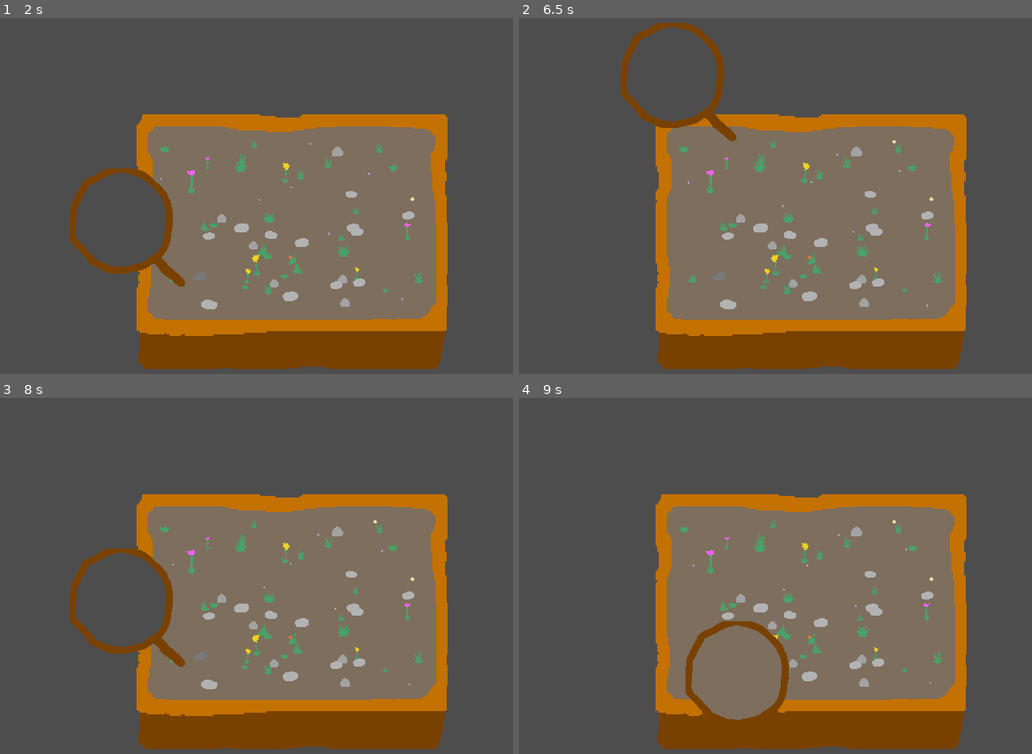
Above: before the commit, frames 1-4 (two rows, left to right).
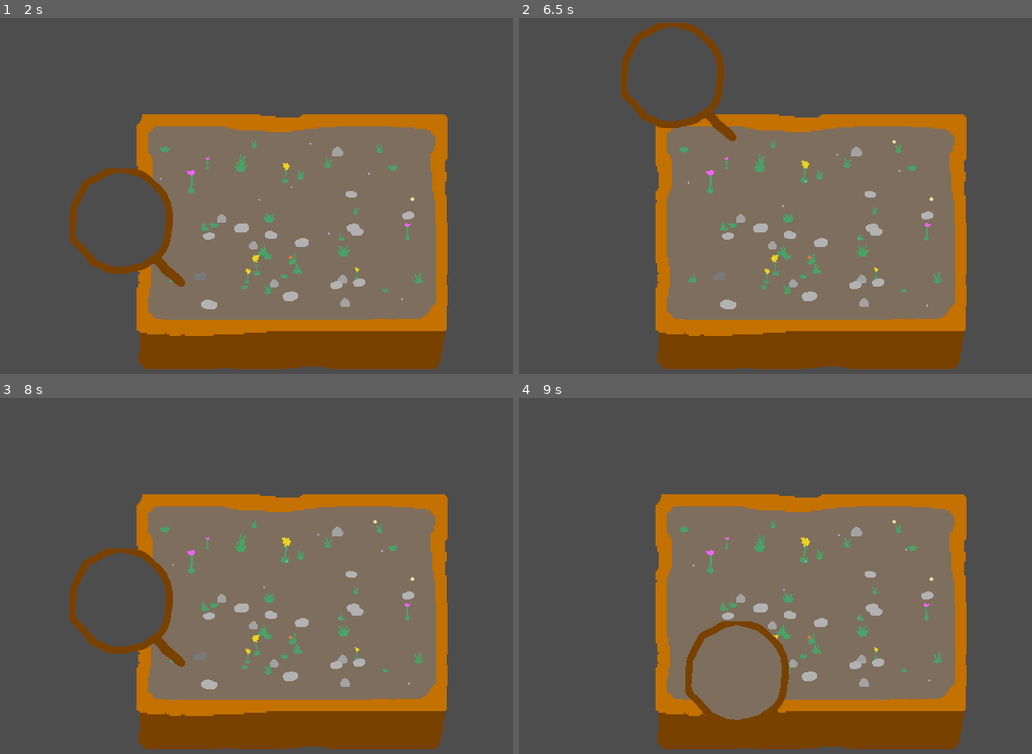
Above: after the commit, the same moments.

Repository: martindzejky/pot-life
Game: Godot game, scene res://main.tscn
Same seed, same stepped clock (60 frames per second), same inputs: the game is played once before the commit and once after it. Sound files missing from this copy of the repository are replaced by a short silence.
Inputs (mouse positions are in pixels of both pictures, inside the frame that each line leads up to):
- Up to frame 1 (2 s): tap Enter at 0.5 s; move the mouse to (436, 217) at 0.52 s; tap Space at 1.25 s; move the mouse to (164, 267) at 1.27 s
- Up to frame 2 (6.5 s): tap Enter at 2, 3.5 s; move the mouse to (878, 135) at 2.02 s; tap Space at 2.75, 4.25 s; move the mouse to (780, 338) at 2.77 s; move the mouse to (1006, 313) at 3.52 s; move the mouse to (616, 167) at 4.27 s; move the mouse to (842, 242) at 5.02 s; move the mouse to (713, 121) at 5.77 s
- Up to frame 3 (8 s): move the mouse to (436, 597) at 6.52 s; move the mouse to (164, 647) at 7.27 s
- Up to frame 4 (9 s): move the mouse to (878, 515) at 8.02 s; move the mouse to (780, 718) at 8.77 s

Frame 1 is identical in both runs. In frame 2, less than 0.1% of the frame differs, in the area x 54-68%, y 40-63%; in frame 3, less than 0.1%; in frame 4, less than 0.1%, in the area x 54-81%, y 39-81%.

Commit message:
implement the healing mechanic

Diff:
--- a/objects/creature.gd
+++ b/objects/creature.gd
@@ -6,6 +6,7 @@
 @export var wanderSpeed := 14.0
 @export var wanderRange := 40.0
 @export var huntingSpeed := 18.0
+@export var healingSpeed := 18.0
 @export var evil := false
 
 
@@ -14,6 +15,7 @@
 var state := ''
 var wanderTarget := global_position
 var huntingTarget: Node2D = null
+var healingTarget: Node2D = null
 var beingEatenBy: Node2D = null
 
 
@@ -76,6 +78,9 @@
 
     elif evil and $hunger.value < 100 and randf() < 0.3:
         switchState('hunting')
+
+    elif not evil and $hunger.value < 100 and randf() < 0.4:
+        switchState('goingToHeal')
 
     else:
         switchState('wandering')
@@ -210,6 +215,63 @@
         huntingTarget = null
 
 
+# going to heal
+
+func goingToHealStart(_prev):
+
+    var targets := get_tree().get_nodes_in_group('grass')
+
+    if targets.size() <= 0:
+        switchState('idle')
+        return
+
+    var closestTarget := targets[0] as Node2D
+    var closestDistance := closestTarget.global_position.distance_squared_to(global_position)
+
+    for t in targets:
+        var distance = t.global_position.distance_squared_to(global_position)
+        if distance < closestDistance:
+            closestDistance = distance
+            closestTarget = t
+
+    healingTarget = closestTarget
+
+    $animation.play('walk')
+    $"big/face-offset/face/sprite/animation".play('happy')
+
+func goingToHealProcess(delta):
+
+    if not is_instance_valid(healingTarget):
+        healingTarget = null
+        switchState('idle')
+        return
+
+    var movement = global_position.direction_to(healingTarget.global_position) * healingSpeed * delta
+    var distance = global_position.distance_squared_to(healingTarget.global_position)
+
+    if distance > 80.0:
+        global_position += movement
+    else:
+        switchState('healing')
+        if healingTarget is Grass:
+            healingTarget.beingHealedBy = self
+            healingTarget.switchState('beingHealed')
+
+    if abs(movement.x) > 0.0001:
+        $big.scale.x = sign(movement.x)
+
+    if not $quik.playing and randf() < 0.002:
+        $quik.play()
+
+func goingToHealEnd(next):
+    if next == 'healing': return
+
+    if healingTarget != null and is_instance_valid(healingTarget):
+        if healingTarget is Grass:
+            healingTarget.beingHealedBy = null
+        healingTarget = null
+
+
 # eating
 
 func eatingStart(_prev):
@@ -240,6 +302,11 @@
     switchState('idle')
 
 func eatingEnd(_next):
+    if is_instance_valid(huntingTarget):
+        if huntingTarget is Creature:
+            huntingTarget.beingEatenBy = null
+        if huntingTarget is Grass:
+            huntingTarget.beingEatenBy = null
     huntingTarget = null
     $"eating-timer".stop()
 
@@ -251,3 +318,36 @@
     if not is_instance_valid(beingEatenBy):
         beingEatenBy = null
         switchState('idle')
+
+
+# healing
+
+func healingStart(_prev):
+    $animation.play('idle')
+    $"big/face-offset/face/sprite/animation".play('healing')
+    $"healing-timer".start(randf_range(10, 20))
+
+func healingProcess(delta):
+
+    if not is_instance_valid(healingTarget):
+        healingTarget = null
+        switchState('idle')
+        return
+
+    var otherEnergy := healingTarget.get_node_or_null('energy') as Energy
+
+    if otherEnergy != null:
+        otherEnergy.value += delta * 2
+        $hunger.value += delta * 4
+    else:
+        switchState('idle')
+
+func healingTimeout():
+    switchState('idle')
+
+func healingEnd(_next):
+    if is_instance_valid(healingTarget):
+        if healingTarget is Grass:
+            healingTarget.beingHealedBy = null
+    healingTarget = null
+    $"healing-timer".stop()
--- a/objects/creature.tscn
+++ b/objects/creature.tscn
@@ -8,6 +8,7 @@
 [ext_resource type="Script" path="res://objects/hunger.gd" id="5_h2seq"]
 [ext_resource type="AudioStream" uid="uid://bv4f0ks1cxkrj" path="res://sounds/birth.wav" id="6_aw1x3"]
 [ext_resource type="AudioStream" uid="uid://vhtcrne0gnni" path="res://sounds/eat.wav" id="7_0fnwu"]
+[ext_resource type="AudioStream" uid="uid://rving2w622lq" path="res://sounds/heal.wav" id="7_lfydl"]
 [ext_resource type="AudioStream" uid="uid://dpgfg1gtv57ih" path="res://sounds/step.wav" id="7_st1l7"]
 [ext_resource type="AudioStream" uid="uid://boshnkxeere3a" path="res://sounds/quik.wav" id="10_opyr8"]
 [ext_resource type="AudioStream" uid="uid://die3c4xxq6yuh" path="res://sounds/death.wav" id="10_yfxad"]
@@ -17,6 +18,12 @@
 random_volume_offset_db = 1.0
 streams_count = 1
 stream_0/stream = ExtResource("7_0fnwu")
+
+[sub_resource type="AudioStreamRandomizer" id="AudioStreamRandomizer_yvbxd"]
+random_pitch = 1.2
+random_volume_offset_db = 1.0
+streams_count = 1
+stream_0/stream = ExtResource("7_lfydl")
 
 [sub_resource type="Animation" id="Animation_nudsn"]
 length = 0.001
@@ -127,6 +134,37 @@
 "transitions": PackedFloat32Array(1, 1),
 "update": 1,
 "values": [2, 3]
+}
+
+[sub_resource type="Animation" id="Animation_51i6m"]
+resource_name = "healing"
+length = 1.6
+loop_mode = 1
+tracks/0/type = "value"
+tracks/0/imported = false
+tracks/0/enabled = true
+tracks/0/path = NodePath(".:frame")
+tracks/0/interp = 1
+tracks/0/loop_wrap = true
+tracks/0/keys = {
+"times": PackedFloat32Array(0, 0.8),
+"transitions": PackedFloat32Array(1, 1),
+"update": 1,
+"values": [7, 8]
+}
+tracks/1/type = "method"
+tracks/1/imported = false
+tracks/1/enabled = true
+tracks/1/path = NodePath("heal")
+tracks/1/interp = 1
+tracks/1/loop_wrap = true
+tracks/1/keys = {
+"times": PackedFloat32Array(0.8),
+"transitions": PackedFloat32Array(1),
+"values": [{
+"args": [0.0],
+"method": &"play"
+}]
 }
 
 [sub_resource type="AnimationLibrary" id="AnimationLibrary_groeh"]
@@ -135,6 +173,7 @@
 "eating-evil": SubResource("Animation_p87ef"),
 "evil": SubResource("Animation_5kxxg"),
 "happy": SubResource("Animation_n2br8"),
+"healing": SubResource("Animation_51i6m"),
 "sad": SubResource("Animation_m1tgo"),
 "struggling": SubResource("Animation_64w17")
 }
@@ -350,13 +389,20 @@
 [node name="sprite" type="Sprite2D" parent="big/face-offset/face"]
 scale = Vector2(0.7, 0.7)
 texture = ExtResource("4_oxd6a")
-hframes = 7
+hframes = 9
 
 [node name="eat" type="AudioStreamPlayer2D" parent="big/face-offset/face/sprite"]
 position = Vector2(-9.53674e-07, 7.14286)
 scale = Vector2(1.42857, 1.42857)
 stream = SubResource("AudioStreamRandomizer_7qb5i")
-volume_db = -4.0
+volume_db = -2.0
+max_distance = 50.0
+
+[node name="heal" type="AudioStreamPlayer2D" parent="big/face-offset/face/sprite"]
+position = Vector2(-9.53674e-07, 7.14286)
+scale = Vector2(1.42857, 1.42857)
+stream = SubResource("AudioStreamRandomizer_yvbxd")
+volume_db = -2.0
 max_distance = 50.0
 
 [node name="animation" type="AnimationPlayer" parent="big/face-offset/face/sprite"]
@@ -381,31 +427,35 @@
 [node name="eating-timer" type="Timer" parent="."]
 one_shot = true
 
+[node name="healing-timer" type="Timer" parent="."]
+one_shot = true
+
 [node name="hunger" type="Node" parent="."]
 script = ExtResource("5_h2seq")
 
 [node name="step" type="AudioStreamPlayer2D" parent="."]
 stream = SubResource("AudioStreamRandomizer_d5vbv")
-volume_db = -18.0
+volume_db = -6.0
 max_distance = 50.0
 
 [node name="birth" type="AudioStreamPlayer2D" parent="."]
 stream = SubResource("AudioStreamRandomizer_og3gy")
-volume_db = -8.0
+volume_db = -4.0
 max_distance = 50.0
 
 [node name="death" type="AudioStreamPlayer2D" parent="."]
 stream = SubResource("AudioStreamRandomizer_qg8hf")
-volume_db = -6.0
+volume_db = -2.0
 max_distance = 50.0
 
 [node name="quik" type="AudioStreamPlayer2D" parent="."]
 stream = SubResource("AudioStreamRandomizer_cbnjm")
-volume_db = -15.0
+volume_db = -8.0
 max_distance = 50.0
 
 [connection signal="timeout" from="idle-timer" to="." method="idleTimeout"]
 [connection signal="timeout" from="birthing-timer" to="." method="birthingTimeout"]
 [connection signal="timeout" from="eating-timer" to="." method="eatingTimeout"]
+[connection signal="timeout" from="healing-timer" to="." method="healingTimeout"]
 [connection signal="reached_zero" from="hunger" to="." method="die"]
 [connection signal="finished" from="death" to="death" method="queue_free"]
--- a/objects/grass.gd
+++ b/objects/grass.gd
@@ -10,6 +10,7 @@
 
 var state := ''
 var beingEatenBy: Node2D = null
+var beingHealedBy: Node2D = null
 
 
 func _ready():
@@ -90,3 +91,17 @@
 
 func beingEatenEnd(_next):
     $animation.play('RESET')
+
+
+# being healed
+
+func beingHealedStart(_prev):
+    $animation.play('being-healed')
+
+func beingHealedProcess(_delta):
+    if not is_instance_valid(beingHealedBy):
+        beingHealedBy = null
+        switchState('idle')
+
+func beingHealedEnd(_next):
+    $animation.play('RESET')
--- a/objects/grass.tscn
+++ b/objects/grass.tscn
@@ -44,6 +44,18 @@
 "update": 0,
 "values": [Vector2(0, 0)]
 }
+tracks/2/type = "value"
+tracks/2/imported = false
+tracks/2/enabled = true
+tracks/2/path = NodePath(".:scale")
+tracks/2/interp = 1
+tracks/2/loop_wrap = true
+tracks/2/keys = {
+"times": PackedFloat32Array(0),
+"transitions": PackedFloat32Array(1),
+"update": 0,
+"values": [Vector2(1, 1)]
+}
 
 [sub_resource type="Animation" id="Animation_3anaj"]
 resource_name = "being-eaten"
@@ -79,10 +91,29 @@
 "values": [0.0698132, 0.0]
 }
 
+[sub_resource type="Animation" id="Animation_tl154"]
+resource_name = "being-healed"
+length = 1.2
+loop_mode = 1
+step = 0.025
+tracks/0/type = "value"
+tracks/0/imported = false
+tracks/0/enabled = true
+tracks/0/path = NodePath(".:scale")
+tracks/0/interp = 0
+tracks/0/loop_wrap = true
+tracks/0/keys = {
+"times": PackedFloat32Array(0, 0.05, 0.1, 0.15, 0.2, 0.25, 0.3, 0.35),
+"transitions": PackedFloat32Array(1, 1, 1, 1, 1, 1, 1, 1),
+"update": 0,
+"values": [Vector2(1.1, 1.1), Vector2(1, 1), Vector2(1.1, 1.1), Vector2(1, 1), Vector2(1.1, 1.1), Vector2(1, 1), Vector2(1.1, 1.1), Vector2(1, 1)]
+}
+
 [sub_resource type="AnimationLibrary" id="AnimationLibrary_4k8yt"]
 _data = {
 "RESET": SubResource("Animation_ub460"),
 "being-eaten": SubResource("Animation_3anaj"),
+"being-healed": SubResource("Animation_tl154"),
 "sway": SubResource("Animation_ve6kt")
 }
 
@@ -107,7 +138,7 @@
 
 [node name="upgrade" type="AudioStreamPlayer2D" parent="."]
 stream = SubResource("AudioStreamRandomizer_4wg15")
-volume_db = -6.0
+volume_db = -8.0
 max_distance = 50.0
 
 [node name="animation" type="AnimationPlayer" parent="."]
Not shown: 1 places in objects/creature.tscn that only renumber resources
Not shown: 1 places in objects/grass.tscn that only renumber resources
Not shown, added: sounds/heal.wav.import
Binary file changed: sprites/face.aseprite
Binary file changed: sprites/face.png
Not shown, added: sounds/heal.wav
